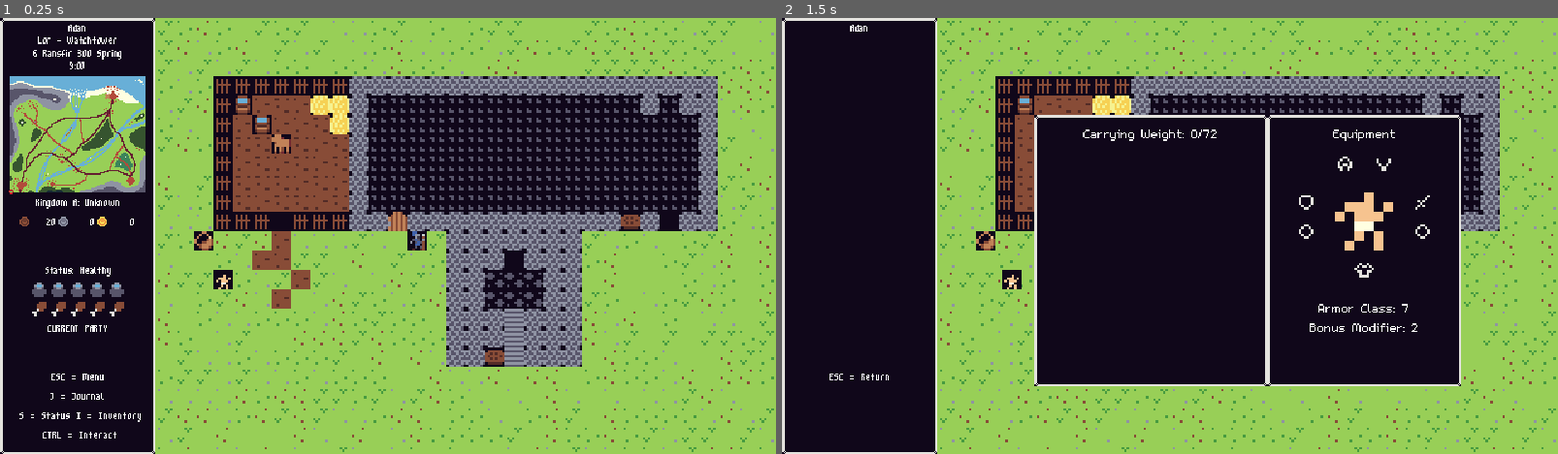
Above: before the commit, frames 1-2 (left to right).
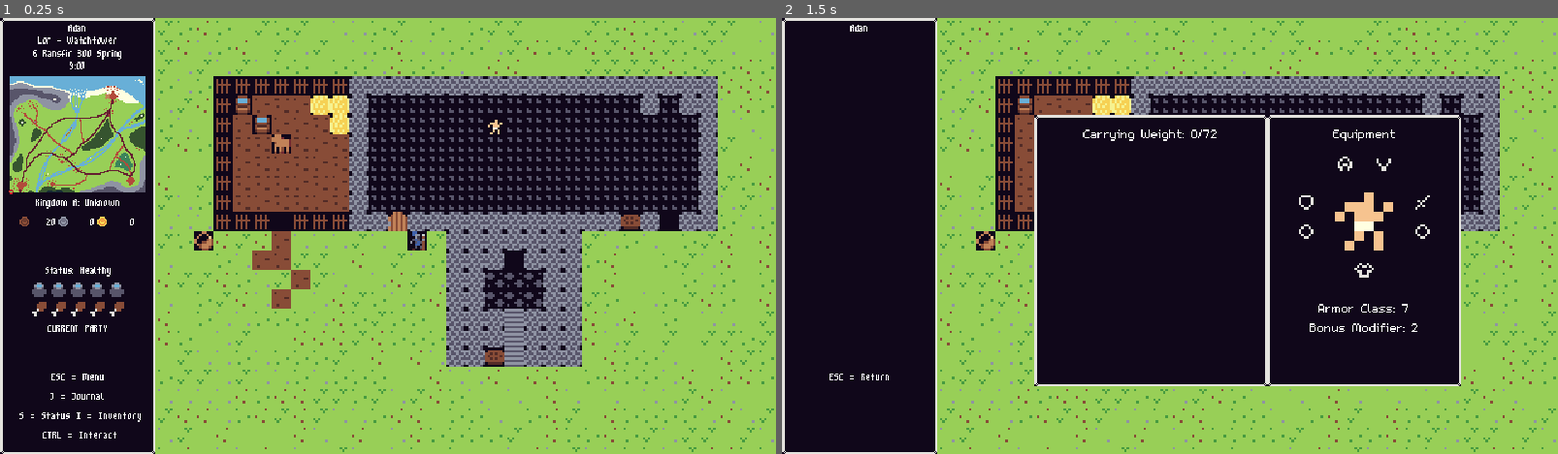
Above: after the commit, the same moments.

Repository: ChrisGlenn/Taelus
Game: Godot game, scene res://Scenes/Cells/Region-Lor/L00x48/lor_00x_48.tscn
Same seed, same stepped clock (60 frames per second), same inputs: the game is played once before the commit and once after it.
Inputs:
- Up to frame 1 (0.25 s): no input
- Up to frame 2 (1.5 s): tap Enter (tae_enter) at 0.5 s; hold Right (tae_right) 0.53-1.28 s; tap I (tae_i) at 0.6 s; tap S (tae_s) at 0.8, 1.35 s; tap Space (tae_select) at 1.25 s; hold Down (tae_down) from 1.28 s (still down)

The runs differ from the first frame. In frame 1, 0.2% of the frame differs, in the area x 27-65%, y 22-63%; in frame 2, 0.1%.
Error in both runs: Invalid access of index '0' on a base object of type: 'Array'. (res://Scenes/UI/HUD/hud.gd:132)

Commit message:
1/23/2024 NIGHT

Diff:
--- a/JSON/System/items.json
+++ b/JSON/System/items.json
@@ -1,5 +1,5 @@
 [
 	{"item": 0},
-	{"item": 1,"control": "sel_drink","name": "WATERSKIN","desc": "A waterskin made of leather.","amnt": 5,"max_amnt": 5,"weight": 0.2,"type": "CONSUME","func_one": [1,50.0],"func_two": [0],"func_three": [0]},
-	{"item": 2,"control": "sel_eat","name": "RATION","desc": "A bowl of food.","amnt": 1,"max_amnt": 99,"weight": 0.5,"type": "CONSUME","func_one": [1,30.0],"func_two": [0],"func_three": [0]}
+	{"item": 1,"control": "sel_drink","name": "WATERSKIN","desc": "A waterskin made of leather.","amnt": 5,"max_amnt": 5,"min_amnt": -4,"weight": 0.2,"type": "CONSUME","func_one": [1,50.0],"func_two": [0],"func_three": [0]},
+	{"item": 2,"control": "sel_eat","name": "RATION","desc": "A bowl of food.","amnt": 1,"max_amnt": 99,"min_amnt": 0,"weight": 0.5,"type": "CONSUME","func_one": [1,30.0],"func_two": [0],"func_three": [0]}
 ]
--- a/Scenes/Cells/Region-Lor/L00x48/lor_00x_48.tscn
+++ b/Scenes/Cells/Region-Lor/L00x48/lor_00x_48.tscn
@@ -22,7 +22,7 @@
 
 [node name="Player" parent="." instance=ExtResource("2_3xp4i")]
 process_mode = 1
-position = Vector2(176, 208)
+position = Vector2(400, 80)
 
 [node name="Decor" type="Node" parent="."]
 
--- a/Scenes/Prefabs/Items/PickUp/pick_up.tscn
+++ b/Scenes/Prefabs/Items/PickUp/pick_up.tscn
@@ -7,8 +7,8 @@
 size = Vector2(8, 8)
 
 [node name="PickUp" type="Area2D"]
-collision_layer = 3
-collision_mask = 3
+collision_layer = 2
+collision_mask = 2
 script = ExtResource("1_lxhg8")
 item_no = 1
 metadata/_edit_group_ = true
--- a/Scenes/UI/HUD/hud.gd
+++ b/Scenes/UI/HUD/hud.gd
@@ -133,6 +133,8 @@
 				if Globals.player["inventory"][inv_cursor_pos]["amnt"] > 0:
 					Functions.inv_func(Globals.player["inventory"][inv_cursor_pos]["func_one"][0], Globals.player["inventory"][inv_cursor_pos]["func_one"][1])
 					Globals.player["inventory"][inv_cursor_pos]["amnt"] -= 1
+					if Globals.player["inventory"][inv_cursor_pos]["min_amnt"] == 0 and Globals.player["inventory"][inv_cursor_pos]["amnt"] == 0:
+						Globals.player["inventory"].remove_at(inv_cursor_pos)
 				else:
 					Functions.message(str(Globals.player["inventory"][inv_cursor_pos]["name"], " is empty."))
 			elif Globals.player["inventory"][inv_cursor_pos]["type"] == "EQUIP":
@@ -167,6 +169,7 @@
 			inv_cursor_active = true
 		else:
 			# set the inventory selector as NOT active
+			Globals.player["weight"] = 0 # reset the player carrying weight
 			INVCURSOR.frame = 1
 			inv_cursor_active = false
 	# EQUIPMENT UPDATE
@@ -174,25 +177,37 @@
 
 func inventory_cursor():
 	if inv_cursor_active:
-		# update the selected item display on the hud
-		# also check the amount and type and update the itemamountlabel
-		$Inventory/InventoryBackground/ItemLabel.text = Globals.player["inventory"][inv_cursor_pos]["name"]
-		$Inventory/InventoryBackground/ItemDescription.text = Globals.player["inventory"][inv_cursor_pos]["desc"]
-		$Inventory/InventoryBackground/HighlightedInv.frame = Globals.player["inventory"][inv_cursor_pos]["item"]
-		if Globals.player["inventory"][inv_cursor_pos]["max_amnt"] < 99:
-			$Inventory/InventoryBackground/ItemAmountLabel.text = str("Uses left: ", Globals.player["inventory"][inv_cursor_pos]["amnt"])
-		else:
-			$Inventory/InventoryBackground/ItemAmountLabel.text = str("Amount: ", Globals.player["inventory"][inv_cursor_pos]["amnt"])
-		# $Inventory/InventoryBackground/ItemAmountLabel.text
-		if Input.is_action_just_pressed("tae_debug"):
-			# INVENTORY TEST (DEBUG)
-			inv_cursor_pos = 0 # reset the cursor the preferred method will keep it at the spot IF it will be filled, otherwise go back one
-			Globals.player["inventory"].remove_at(0) # remove item
-			Globals.player["weight"] = 0 # need to remove the weight to reset it as it is now
-			update_inventory() # update the inventory
-		# set the cursor location
-		INVCURSOR.position = Vector2(INVSLOTS[inv_cursor_pos].position.x-4, INVSLOTS[inv_cursor_pos].position.y-4)
-		# inventory cursor input (equip, eat, ect.)
+		if Globals.player["inventory"].size() > 0:
+			# update the selected item display on the hud
+			# also check the amount and type and update the itemamountlabel
+			$Inventory/InventoryBackground/ItemLabel.text = Globals.player["inventory"][inv_cursor_pos]["name"]
+			$Inventory/InventoryBackground/ItemDescription.text = Globals.player["inventory"][inv_cursor_pos]["desc"]
+			$Inventory/InventoryBackground/HighlightedInv.frame = Globals.player["inventory"][inv_cursor_pos]["item"]
+			if Globals.player["inventory"][inv_cursor_pos]["max_amnt"] < 99:
+				$Inventory/InventoryBackground/ItemAmountLabel.text = str("Uses left: ", Globals.player["inventory"][inv_cursor_pos]["amnt"])
+			else:
+				$Inventory/InventoryBackground/ItemAmountLabel.text = str("Amount: ", Globals.player["inventory"][inv_cursor_pos]["amnt"])
+			# $Inventory/InventoryBackground/ItemAmountLabel.text
+			if Input.is_action_just_pressed("tae_debug"):
+				# INVENTORY TEST (DEBUG)
+				inv_cursor_pos = 0 # reset the cursor the preferred method will keep it at the spot IF it will be filled, otherwise go back one
+				Globals.player["inventory"].remove_at(0) # remove item
+				Globals.player["weight"] = 0 # need to remove the weight to reset it as it is now
+				update_inventory() # update the inventory
+			# set the cursor location
+			INVCURSOR.position = Vector2(INVSLOTS[inv_cursor_pos].position.x-4, INVSLOTS[inv_cursor_pos].position.y-4)
+			# inventory cursor input (equip, eat, ect.)
+		else:
+			# inv_cursor_active becomes false if the player's inventory becomes empty
+			# reset the HUD elements
+			$Inventory/InventoryBackground/ItemLabel.text = ""
+			$Inventory/InventoryBackground/ItemDescription.text = ""
+			$Inventory/InventoryBackground/HighlightedInv.frame = 0
+			$Inventory/InventoryBackground/ItemAmountLabel.text = ""
+			update_inventory() # clear inventory
+
+			INVCURSOR.frame = 1
+			inv_cursor_active = false
 
 func update_controls(scan):
 	# update the hud controls
--- a/Scenes/UI/HUD/hud.tscn
+++ b/Scenes/UI/HUD/hud.tscn
@@ -49,7 +49,6 @@
 autowrap_mode = 2
 
 [node name="Main" type="Node2D" parent="."]
-visible = false
 
 [node name="RegionLabel" type="Label" parent="Main"]
 offset_left = 8.0
@@ -584,6 +583,7 @@
 patch_margin_bottom = 5
 
 [node name="Inventory" type="Node2D" parent="."]
+visible = false
 
 [node name="InventoryBackground" type="NinePatchRect" parent="Inventory"]
 offset_left = 208.0
--- a/Scripts/Globals.gd
+++ b/Scripts/Globals.gd
@@ -8,7 +8,7 @@
 var new_scene_player_set = false # if true then the player will reset self based on origin coords
 var new_scene_player_origin = Vector2(0,0) # where the player spawns in a new scene
 var movement_speed = 76 # global movement speed
-var items = [{"item": 0},{"item": 1,"control": "sel_drink","name": "WATERSKIN","desc": "A Waterskin made of leather.","amnt": 5,"max_amnt": 5,"weight": 0.2,"type": "CONSUME","func_one": [1,50.0],"func_two": [4,0],"func_three": [0]},{"item": 2,"control": "sel_eat","name": "RATION","desc": "A bowl of food.","amnt": 1,"max_amnt": 99,"weight": 0.5,"type": "CONSUME","func_o …(147 unchanged characters)…
+var items = [{"item": 0},{"item": 1,"control": "sel_drink","name": "WATERSKIN","desc": "A waterskin made of leather.","amnt": 5,"max_amnt": 5,"min_amnt": -4,"weight": 0.2,"type": "CONSUME","func_one": [1,50.0],"func_two": [0],"func_three": [0]},{"item": 2,"control": "sel_eat","name": "RATION","desc": "A bowl of food.","amnt": 1,"max_amnt": 99,"min_amnt": 0,"weight": 0.5,"type": "CONSUME","func_o …(147 unchanged characters)…
 var placed_ = [] # items, ect already placed in the game to stop double spawning
 
 # GAMEPLAY
@@ -36,7 +36,7 @@
 	{"mode": "paused","controls": "ESC = Return"},
 	{"mode": "selector","controls": "ESC = Return"},
 	{"mode": "sel_drink_refill","controls": "ESC = Return\nSPACE = Drink\n CTRL = Refill Waterskin"},
-	{"mode": "sel_drink","controls": "ESC = Return\nSPACE = Drink\nCTRL = Empty"},
+	{"mode": "sel_drink","controls": "ESC = Return\nSPACE = Drink CTRL = Empty\n"},
 	{"mode": "sel_eat","controls": "ESC = Return\nSPACE = Eat"},
 	{"mode": "pick_up","controls": "ESC = Return\nSPACE = Pick Up\nCTRL = Attack"},
 	{"mode": "sel_door_closed","controls": "ESC = Return\nSPACE = Open\nCTRL = Pick Lock\nXXX = Bash Open"},
